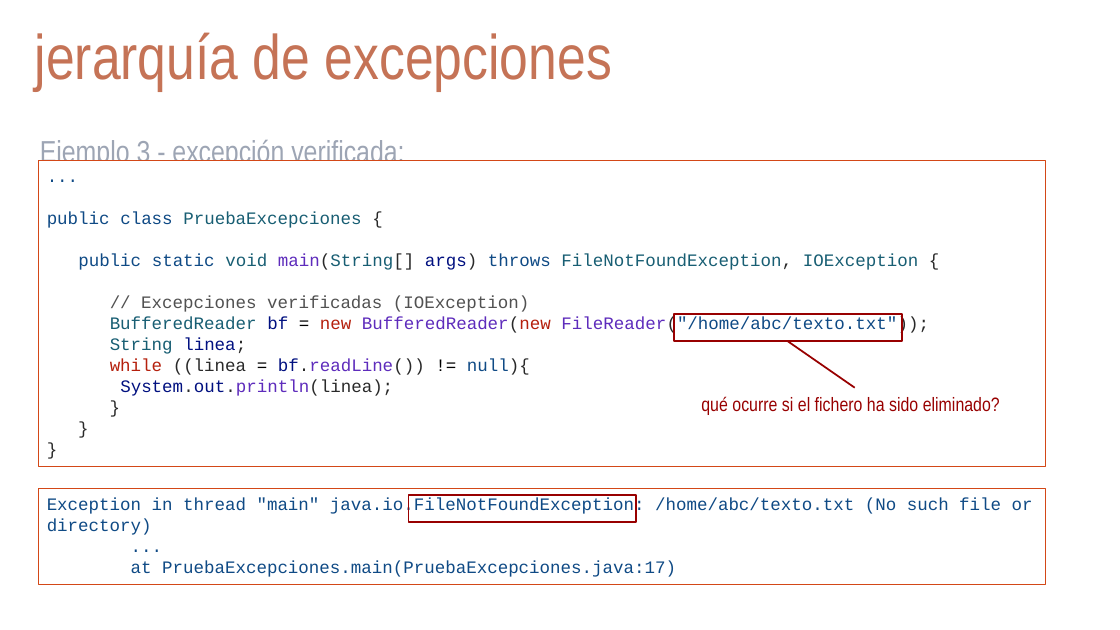
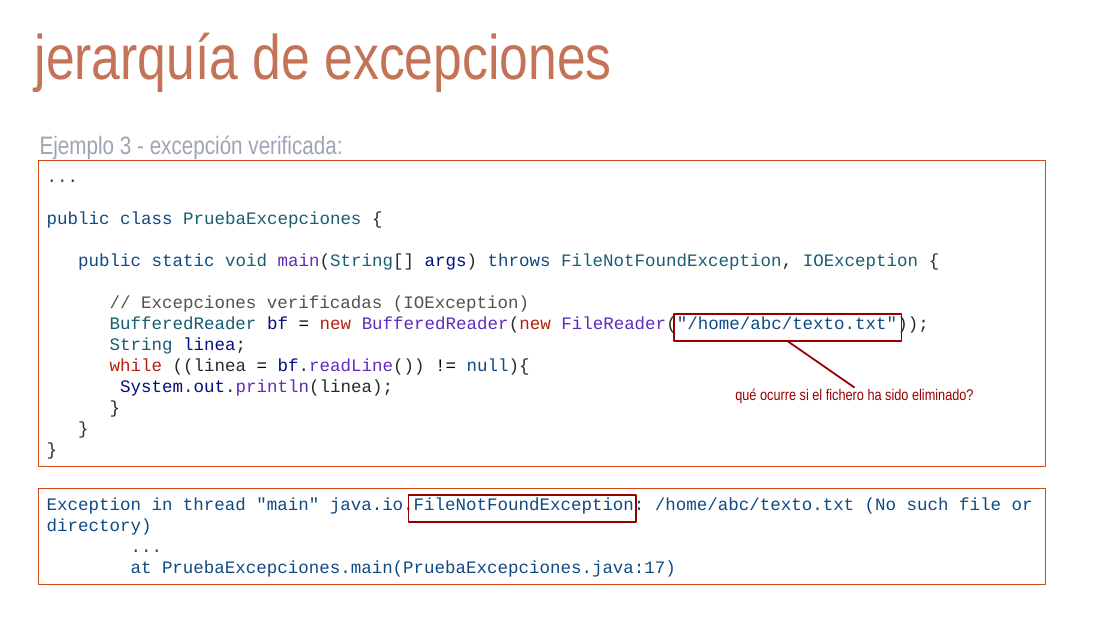
Before and after one commit to arturoblasco/PROG23, a slide deck: slide 11 of UD03/ud03_excepciones.pptx. Drawn at 1120x630 pixels with LibreOffice and Linux fonts; fonts in the diff are those of the drawing; background and template pictures are left out. Boxes give left, top, right and bottom in pixels: in the first picture for what was removed or moved away, otherwise in the second. Text is boxed around its words. In the diff, an @@ line names an element or a change of style, - is before the commit and + after.

```diff
--- a/UD03/ud03_excepciones.pptx
+++ b/UD03/ud03_excepciones.pptx
@@ text "Ejemplo 3 - excepción verificada:" at (x1=40, y1=135, x2=342, y2=159): size 26 to 21.6 pt @@
@@ text "..." at (x1=39, y1=161, x2=1046, y2=467): outline #D34817 0.75 pt to #D34817 0.74 pt @@
@@ line removed from (788, 341) to (855, 388) @@
@@ freeform shape added at (x1=788, y1=341, x2=855, y2=387), outline #980000 1.5 pt @@
@@ text "qué ocurre si el fichero ..." moved from (x1=701, y1=396, x2=1000, y2=415) to (x1=735, y1=387, x2=973, y2=403) @@
@@ text "qué ocurre si el fichero ..." at (x1=735, y1=387, x2=973, y2=403): size 16.6 to 13.3 pt; alignment justified to centre @@
@@ text "Exception in thread "main" java.io.FileNotFoundException: ..." at (x1=39, y1=489, x2=1046, y2=585): outline #D34817 0.75 pt to #D34817 0.74 pt @@
```
Also in this commit, not shown: 18 other slides changed, 2 other files.
